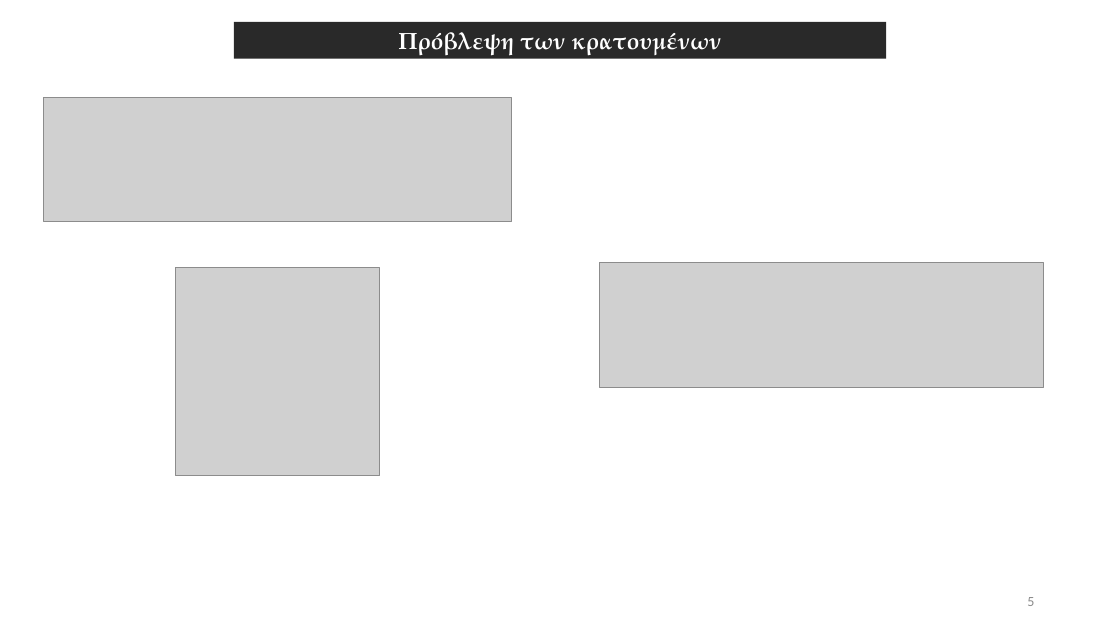
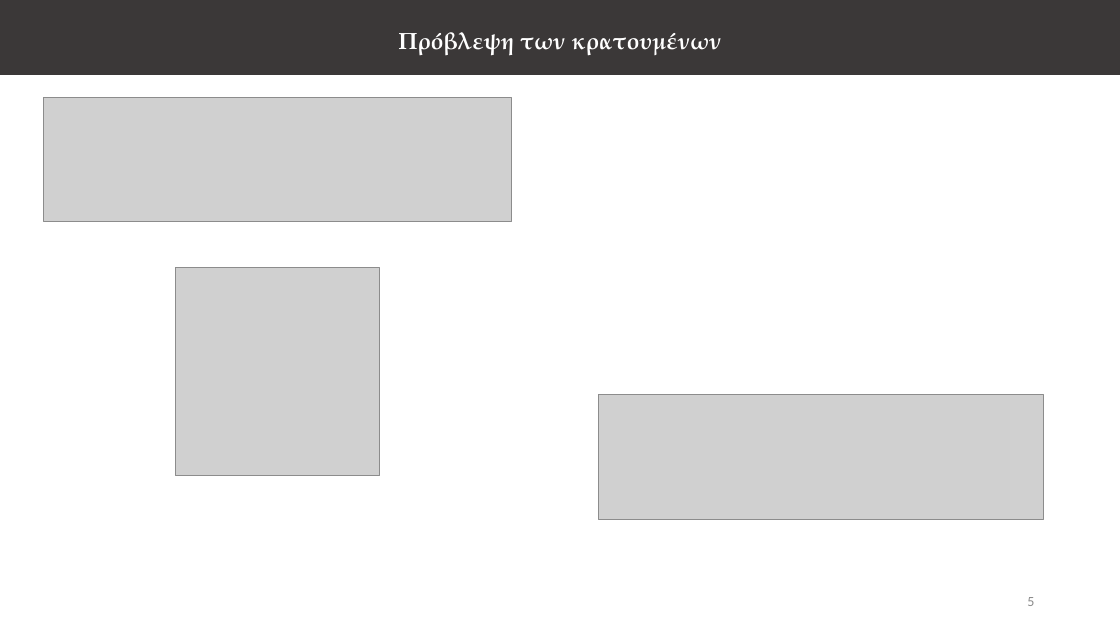
Before and after one commit to vassilas/THESIS_DOC, a slide deck: slide 5 of Presentation/Presentation.pptx. Drawn at 1120x630 pixels with LibreOffice and Linux fonts; fonts in the diff are those of the drawing; grey boxes stand for pictures. Boxes give left, top, right and bottom in pixels: in the first picture for what was removed or moved away, otherwise in the second. Text is boxed around its words. In the diff, an @@ line names an element or a change of style, - is before the commit and + after.

```diff
--- a/Presentation/Presentation.pptx
+++ b/Presentation/Presentation.pptx
@@ rectangle added at <box>0,0,1120,75</box>, fill #3B3838, outline #3B3838 1 pt @@
@@ text "Πρόβλεψη των κρατουμένων": place and size @@
-text "Πρόβλεψη των κρατουμένων" at <box>234,22,886,59</box>
+text "Πρόβλεψη των κρατουμένων" at <box>398,32,721,56</box>
@@ text "Πρόβλεψη των κρατουμένων" at <box>398,32,721,56</box>: fill #292929 to none @@
@@ picture: place and size @@
-picture at <box>599,263,1044,387</box>
+picture at <box>599,395,1044,519</box>
```
Also in this commit, not shown: 1 slide added, 4 other files.
